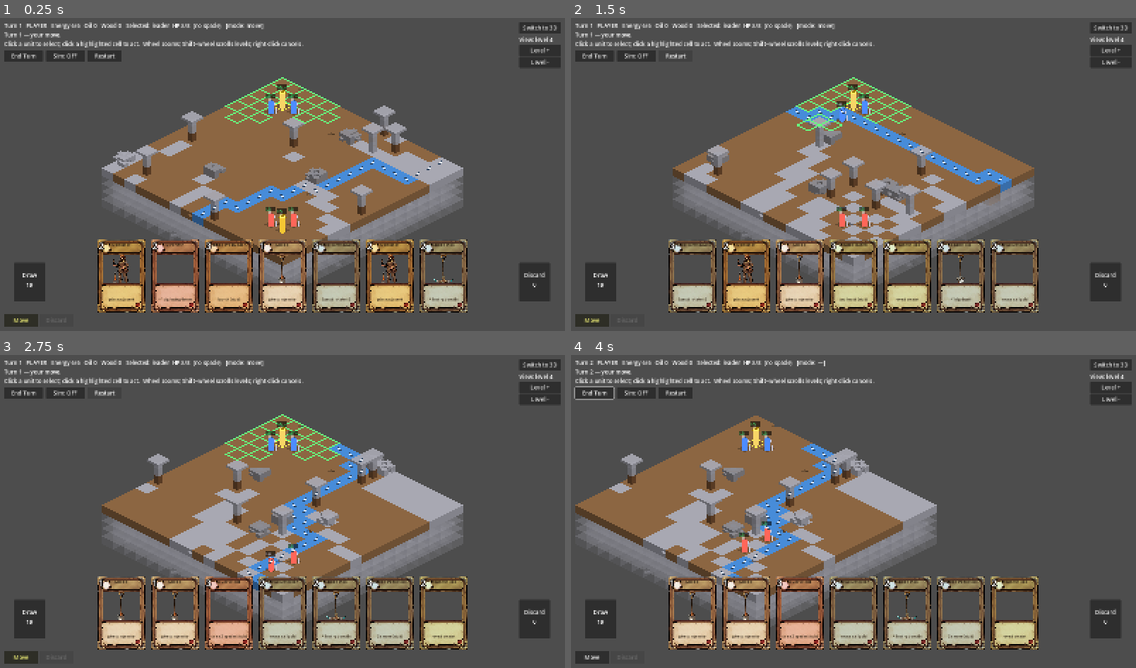
Above: before the commit, frames 1-4 (two rows, left to right).
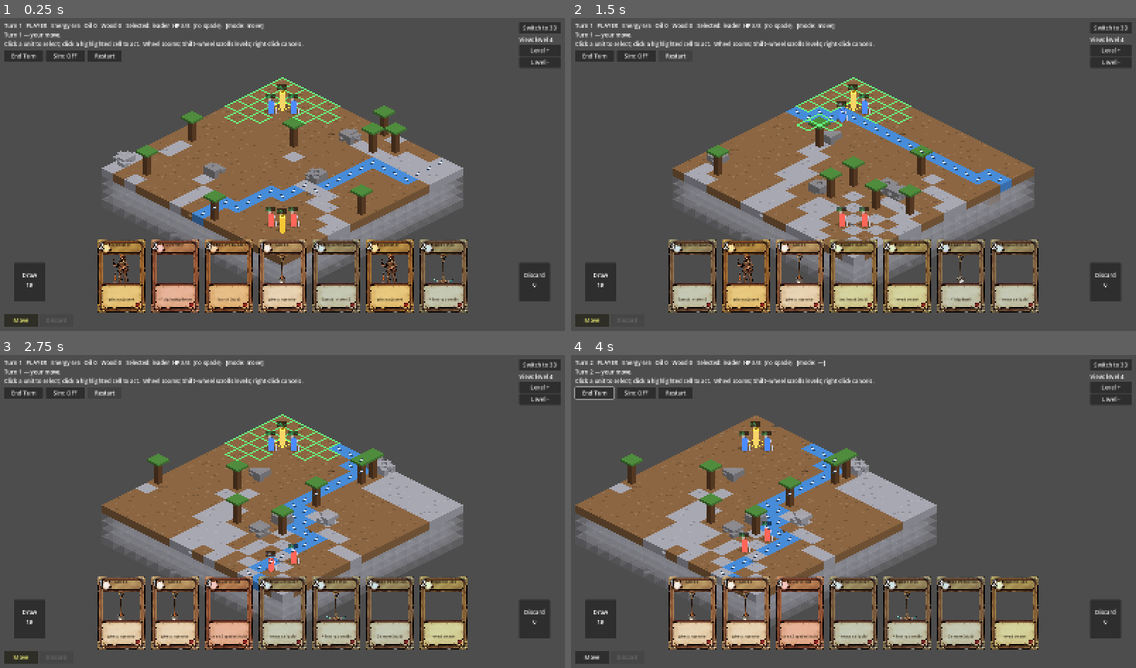
Above: after the commit, the same moments.

Repository: lgtmann/ASAS
Game: Godot game, scene res://scenes/main.tscn
The game is run twice, just before and just after one commit, with the same random seed, the same clock (stepped at 60 frames per second) and the same inputs.
Inputs (mouse positions are in pixels of both pictures, inside the frame that each line leads up to):
- Up to frame 1 (0.25 s): no input
- Up to frame 2 (1.5 s): click "Restart" at 0.5 s; click "Restart" at 1.25 s
- Up to frame 3 (2.75 s): click "Restart" at 2 s
- Up to frame 4 (4 s): click "End Turn" at 2.75 s; tap A at 3.5 s; move the mouse to (977, 498) at 3.52 s; hold D from 3.53 s (still down); click (977, 498) at 3.67 s

The runs differ from the first frame. In frame 1, 1.2% of the frame differs, in the area x 22-78%, y 27-69%; in frame 2, 1.2%; in frame 3, 1.1%; in frame 4, 1.1%.

Commit message:
Trees ignore fog + full alpha; deterministic speckle texture on tile tops

Diff:
--- a/scripts/iso_view.gd
+++ b/scripts/iso_view.gd
@@ -337,6 +337,11 @@
 		_draw_canvas.draw_polyline(PackedVector2Array([w001, w011, w111, w101, w001]), wire_col, WIRE_WIDTH)
 		return
 
+	# Trees are tall surface features — always visible (no fog grey) and never
+	# faded, so they read as brown trunk + green leaves from any view.
+	if mat == VoxelWorld.Mat.TREE:
+		seen_it = true
+		alpha = 1.0
 	# Solid path. The vast majority of cells are uniform-colour materials with a
 	# fully-filled pattern (plain earth, gold ore, etc). Those take a fast path
 	# that draws the cell as a single big cube — 3 polygons instead of ~30.
@@ -375,6 +380,32 @@
 	_draw_canvas.draw_colored_polygon(PackedVector2Array([p010, p110, p111, p011]), top_col)
 	_draw_canvas.draw_colored_polygon(PackedVector2Array([p100, p110, p111, p101]), right_col)
 	_draw_canvas.draw_colored_polygon(PackedVector2Array([p001, p011, p111, p101]), left_col)
+	# Surface texture: a few deterministic speckles break up the flat top face.
+	# Lives on the cached terrain layer, so it costs nothing per-frame.
+	if mat != VoxelWorld.Mat.WATER:
+		_draw_top_speckles(c, p010, p110, p011, top_col)
+
+# 2-4 small darker/lighter mini-diamonds at hash-stable positions on the top
+# face. Pure 2D surface mask — adds visual grain without geometry cost.
+func _draw_top_speckles(c: Vector3i, origin_pt: Vector2, px: Vector2, pz: Vector2, top_col: Color) -> void:
+	var ex: Vector2 = px - origin_pt
+	var ez: Vector2 = pz - origin_pt
+	var h: int = absi((c.x * 92837111) ^ (c.z * 689287499) ^ ((c.y + 7) * 283923481))
+	var count: int = 2 + (h % 3)
+	var dark: Color = top_col.darkened(0.16)
+	dark.a = top_col.a
+	var light: Color = top_col.lightened(0.10)
+	light.a = top_col.a
+	for i in count:
+		var hx: int = absi(h ^ ((i + 1) * 374761393))
+		var fx: float = clampf(float(hx % 83) / 83.0, 0.12, 0.88)
+		var fz: float = clampf(float((hx / 83) % 79) / 79.0, 0.12, 0.88)
+		var center: Vector2 = origin_pt + ex * fx + ez * fz
+		var s: float = 0.07 + float(hx % 5) * 0.014
+		var col: Color = dark if (hx & 1) == 0 else light
+		_draw_canvas.draw_colored_polygon(PackedVector2Array([
+			center + ex * s, center + ez * s, center - ex * s, center - ez * s,
+		]), col)
 
 # Pre-sorted 18-cell draw order: back-to-front by (sx + sz), then by sy
 # ascending so stacked sub-cubes paint correctly within a cell.
